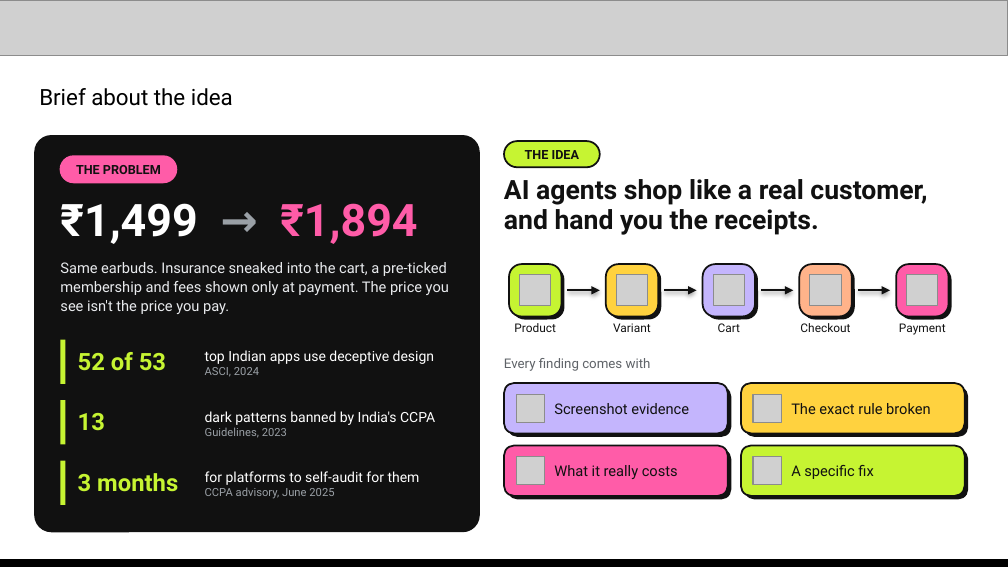
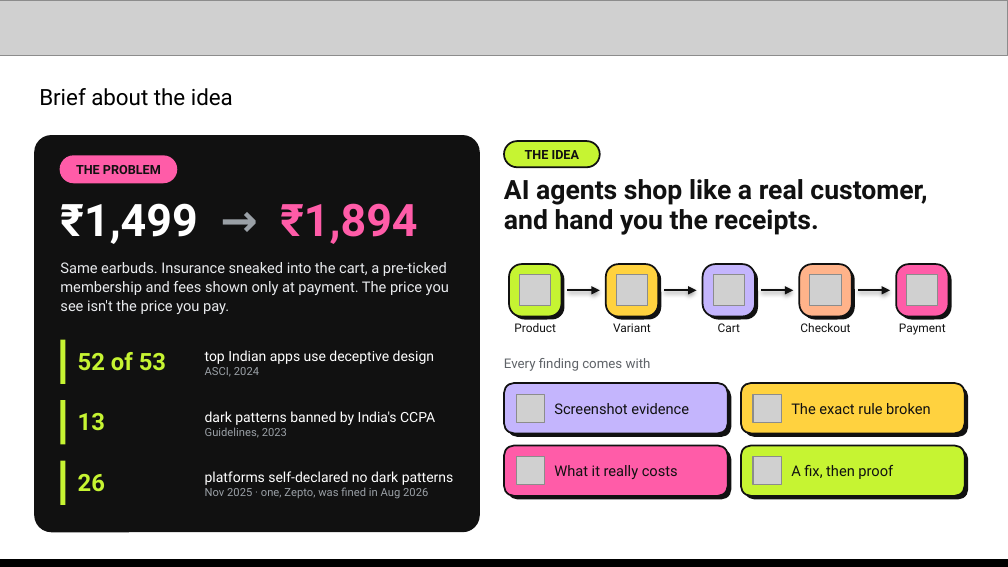
Before and after one commit to saubhagyaashish/shop-honest, a slide deck: slide 2 of Zero Context - Shop Honest - AI Builder Cup.pptx. Drawn at 1008x567 pixels with LibreOffice and Linux fonts; fonts in the diff are those of the drawing; grey boxes stand for pictures. Boxes give left, top, right and bottom in pixels: in the first picture for what was removed or moved away, otherwise in the second. Text is boxed around its words. In the diff, an @@ line names an element or a change of style, - is before the commit and + after.

```diff
--- a/Zero Context - Shop Honest - AI Builder Cup.pptx
+++ b/Zero Context - Shop Honest - AI Builder Cup.pptx
@@ text at [78, 474, 105, 492]: text changed @@
-3 months
+26
@@ text at [205, 471, 454, 498]: text changed @@
-for platforms to self-audit for them
-CCPA advisory, June 2025
+platforms self-declared no dark patterns
+Nov 2025 · one, Zepto, was fined in Aug 2026
@@ text at [791, 465, 893, 479]: text changed @@
-A specific fix
+A fix, then proof
```
Also in this commit, not shown: 10 other slides changed, 1 slide added, 6 other files.
